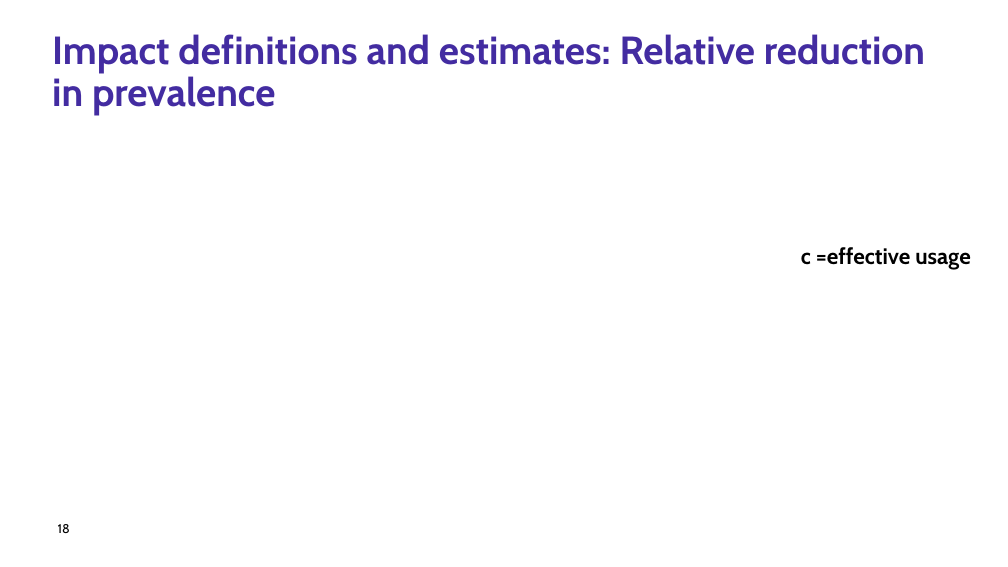
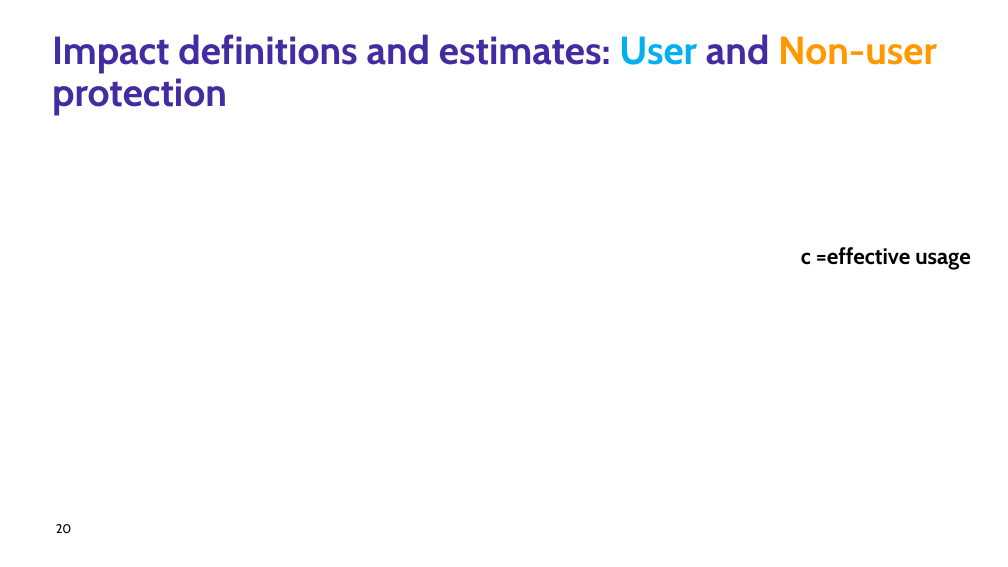
Before and after one commit to zenabusuboi/MySWISS-TPH, a slide deck: slide 20 of ZenabuPhD/COMMUNITY PROTECTION/PRESENTATIONS/CommProt_Presentation4_AnnualCommitteeMeeting2_2026.pptx (slide 18 before the commit). Drawn at 1008x567 pixels with LibreOffice and Linux fonts; fonts in the diff are those of the drawing; grey boxes stand for pictures; background and template pictures are left out. Boxes give left, top, right and bottom in pixels: in the first picture for what was removed or moved away, otherwise in the second. Text is boxed around its words. In the diff, an @@ line names an element or a change of style, - is before the commit and + after.

```diff
--- a/ZenabuPhD/COMMUNITY PROTECTION/PRESENTATIONS/CommProt_Presentation4_AnnualCommitteeMeeting2_2026.pptx
+++ b/ZenabuPhD/COMMUNITY PROTECTION/PRESENTATIONS/CommProt_Presentation4_AnnualCommitteeMeeting2_2026.pptx
@@ title at box(52, 34, 937, 116): text changed @@
-Impact definitions and estimates: Relative reduction in prevalence
+Impact definitions and estimates: User and Non-user protection
@@ page number at box(56, 524, 72, 533): text changed @@
-18
+20
```
Also in this commit, not shown: 12 other slides changed, 2 slides added, 2 slides removed, 46 other files.
